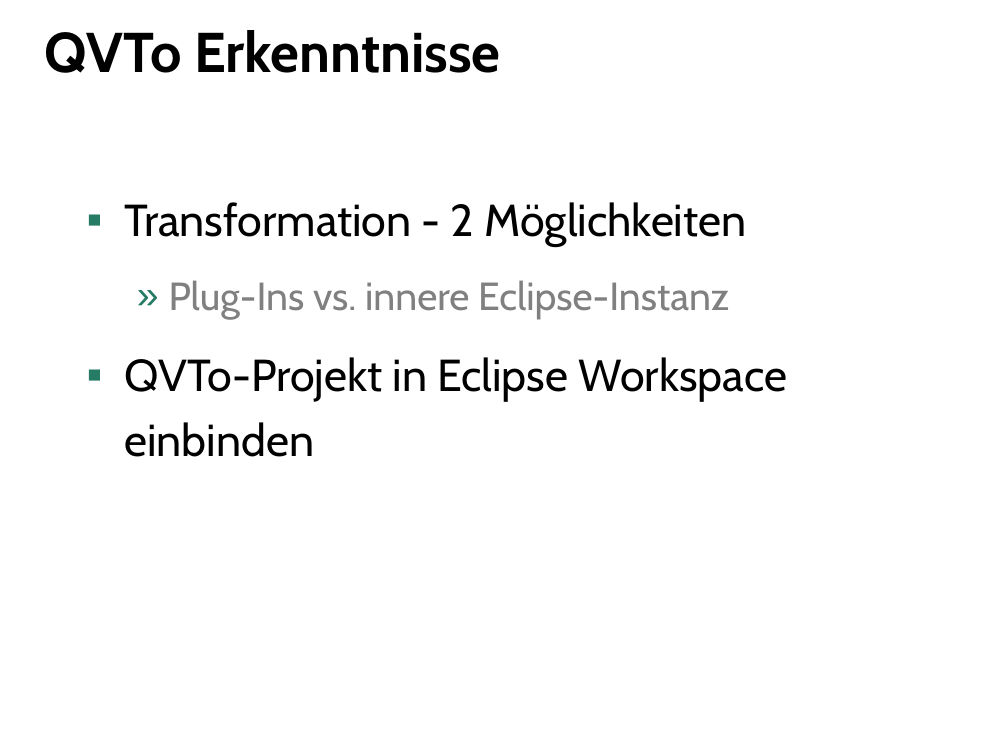
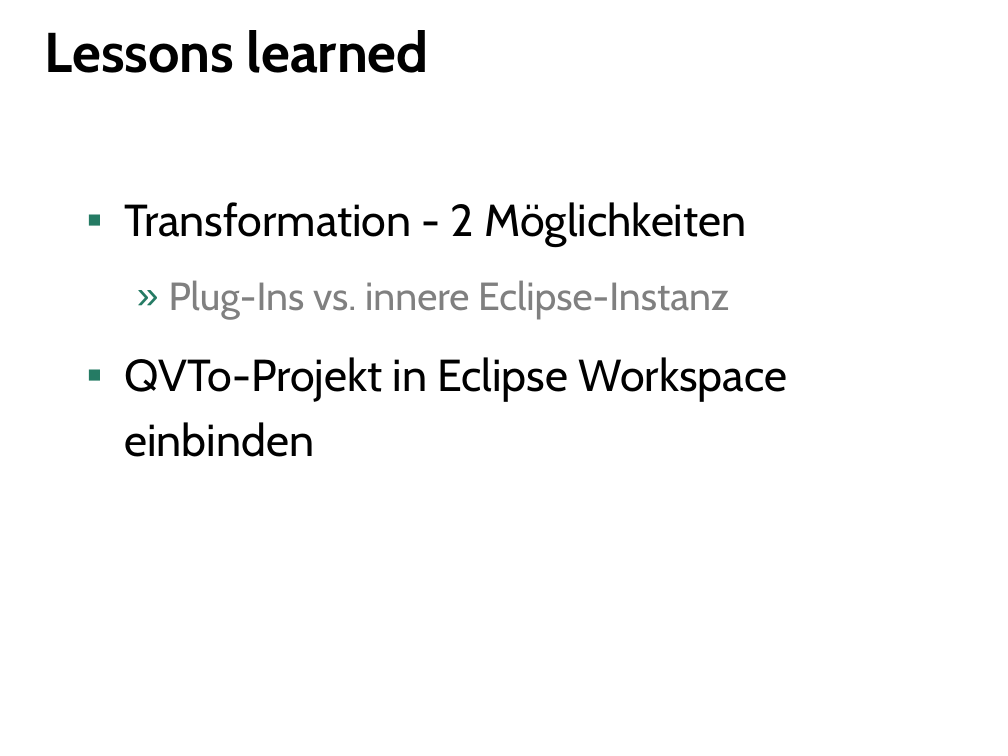
Before and after one commit to uwecl/MDSD-Praktikum, a slide deck: slide 18 of presentation/MDSD-Abschlusspraesentation.pptx (slide 9 before the commit). Drawn at 1008x756 pixels with LibreOffice and Linux fonts; fonts in the diff are those of the drawing. Boxes give left, top, right and bottom in pixels: in the first picture for what was removed or moved away, otherwise in the second. Text is boxed around its words. In the diff, an @@ line names an element or a change of style, - is before the commit and + after.

```diff
--- a/presentation/MDSD-Abschlusspraesentation.pptx
+++ b/presentation/MDSD-Abschlusspraesentation.pptx
@@ title at [45,30,429,73]: text changed @@
-QVTo Erkenntnisse
+Lessons learned
```
Also in this commit, not shown: 9 slides added.
